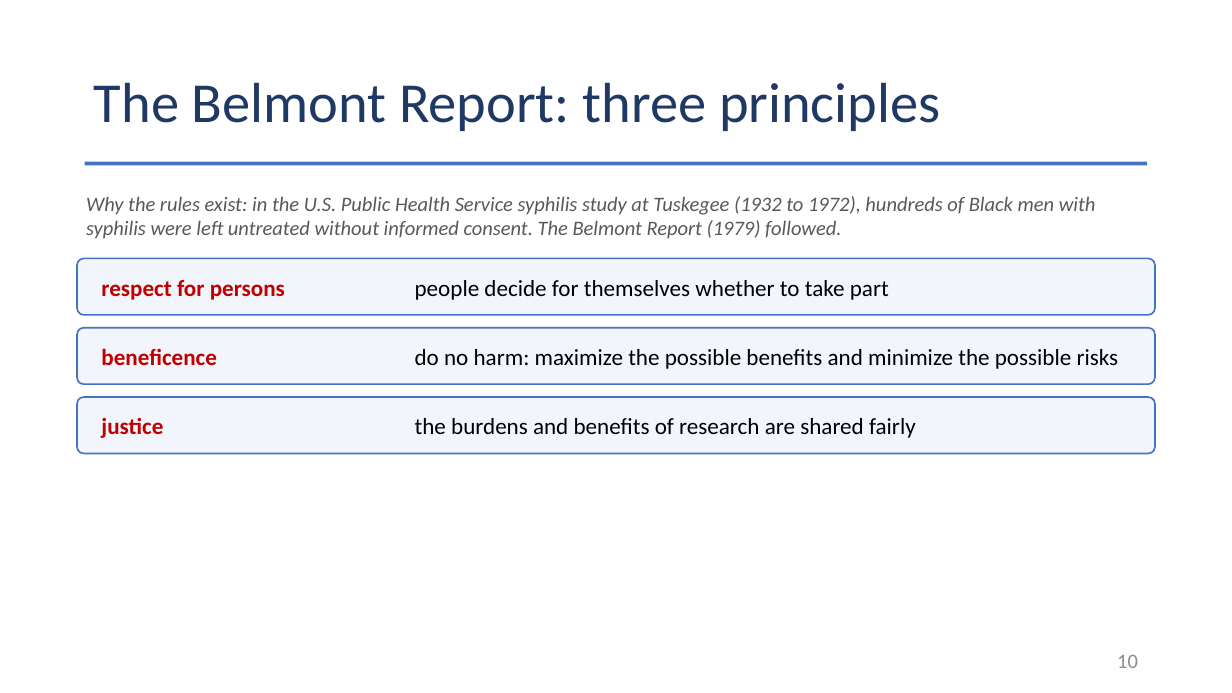
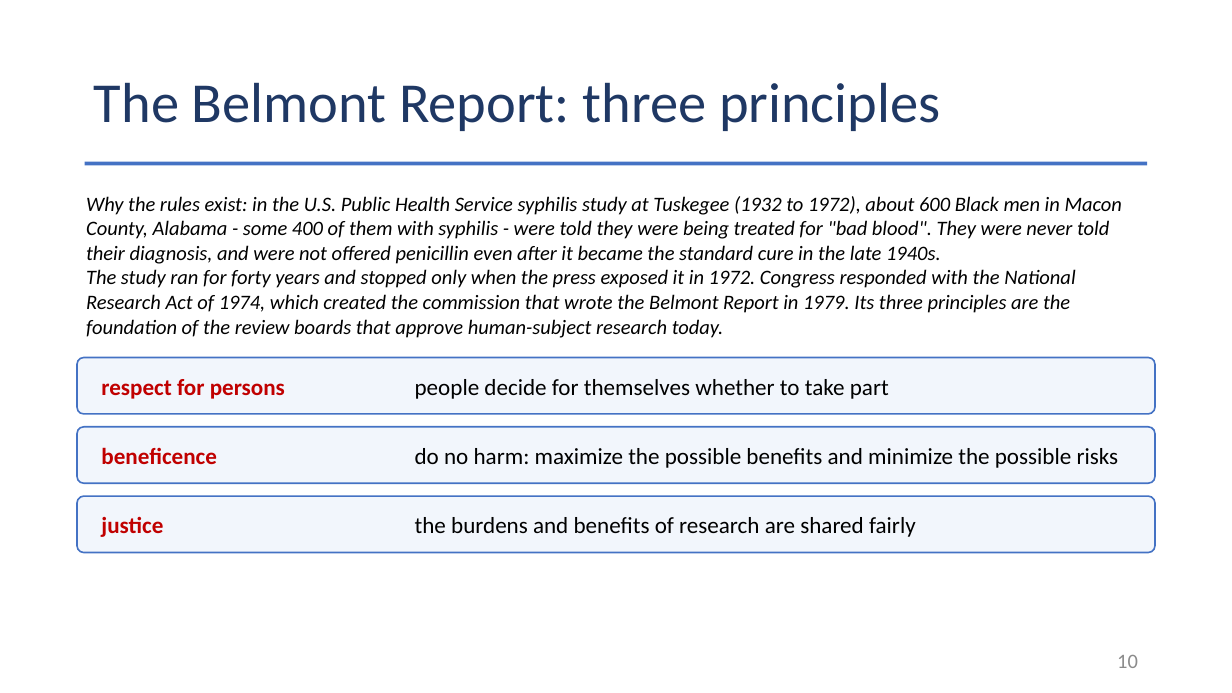
Before and after one commit to Jarred6068/Kvamme_UI_STAT251, a slide deck: slide 10 of docs/lecture_slides/Week 5/Week5_Lecture11_Slides_9_25_2026.pptx. Drawn at 1232x693 pixels with LibreOffice and Linux fonts; fonts in the diff are those of the drawing. Boxes give left, top, right and bottom in pixels: in the first picture for what was removed or moved away, otherwise in the second. Text is boxed around its words. In the diff, an @@ line names an element or a change of style, - is before the commit and + after.

```diff
--- a/docs/lecture_slides/Week 5/Week5_Lecture11_Slides_9_25_2026.pptx
+++ b/docs/lecture_slides/Week 5/Week5_Lecture11_Slides_9_25_2026.pptx
@@ text at box(86, 196, 1122, 338): text changed; text colour #595959 to #000000 @@
-Why the rules exist: in the U.S. Public Health Service syphilis study at Tuskegee (1932 to 1972), hundreds of Black men with syphilis were left untreated without informed consent. The Belmont Report (1979) followed.
+Why the rules exist: in the U.S. Public Health Service syphilis study at Tuskegee (1932 to 1972), about 600 Black men in Macon County, Alabama - some 400 of them with syphilis - were told they were being treated for "bad blood". They were never told their diagnosis, and were not offered penicillin even after it became the standard cure in the late 1940s.
+The study ran for forty years and stopped only when the press exposed it in 1972. Congress responded with the National Research Act of 1974, which created the commission that wrote the Belmont Report in 1979. Its three principles are the foundation of the review boards that approve human-subject research today.
@@ 6 texts, 3 rounded rectangles: place and size @@
-6 texts, 3 rounded rectangles at box(77, 259, 1155, 454)
+6 texts, 3 rounded rectangles at box(77, 358, 1155, 553)
```
Also in this commit, not shown: 1 other slide changed, 2 slides added, 28 other files.
